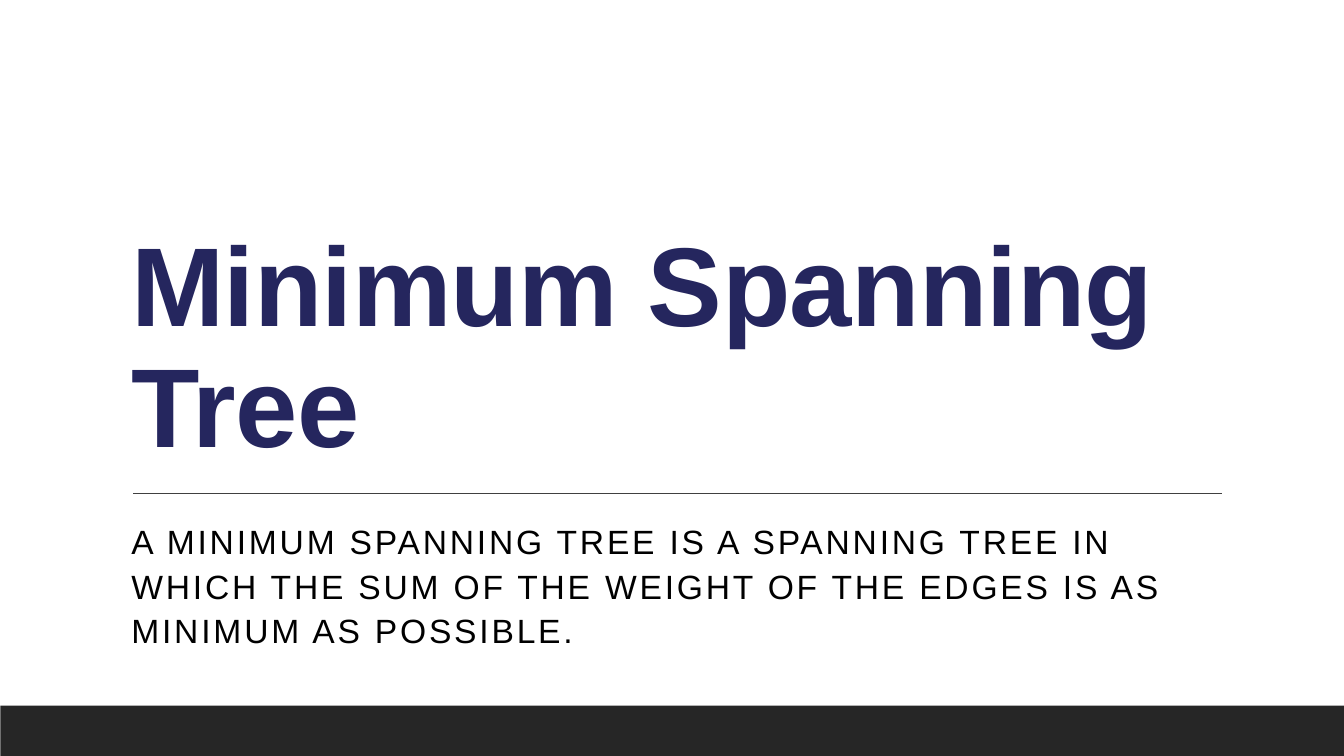
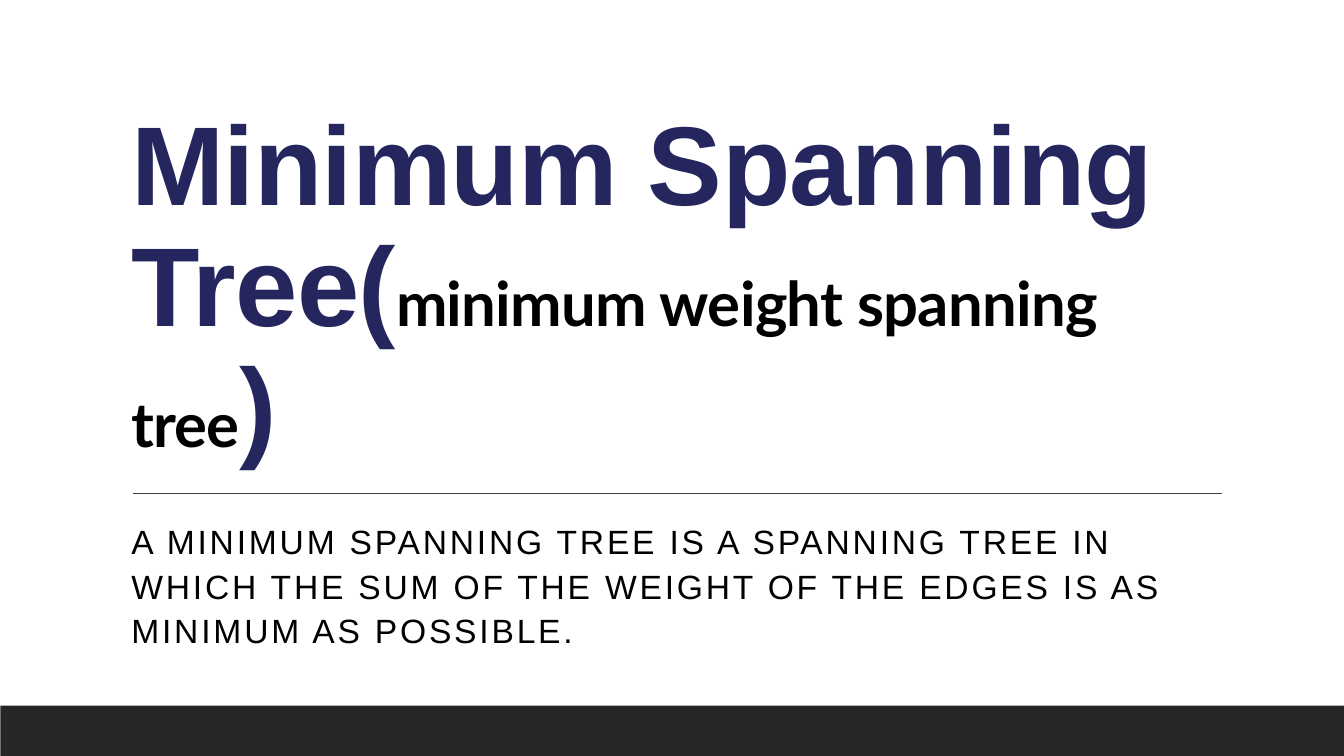
Before and after one commit to HanZawNyine/BuildingTalent, a slide deck: slide 14 of Data Structures and Algorithms/SpanningTree/SpanningTree.pptx. Drawn at 1344x756 pixels with LibreOffice and Linux fonts; fonts in the diff are those of the drawing. Boxes give left, top, right and bottom in pixels: in the first picture for what was removed or moved away, otherwise in the second. Text is boxed around its words. In the diff, an @@ line names an element or a change of style, - is before the commit and + after.

```diff
--- a/Data Structures and Algorithms/SpanningTree/SpanningTree.pptx
+++ b/Data Structures and Algorithms/SpanningTree/SpanningTree.pptx
@@ title at [131, 124, 1153, 448]: text changed; size 80 to 44 pt; font Arial to Lato; text colour #25265E to #000000 @@
-Minimum Spanning Tree
+Minimum Spanning Tree(minimum weight spanning tree)
```
Also in this commit, not shown: 40 other files.
